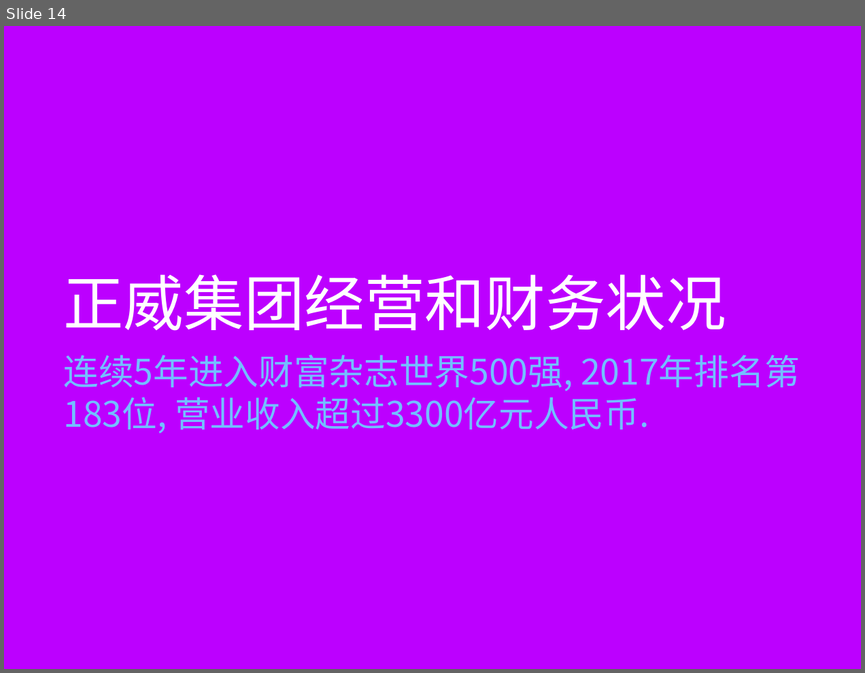
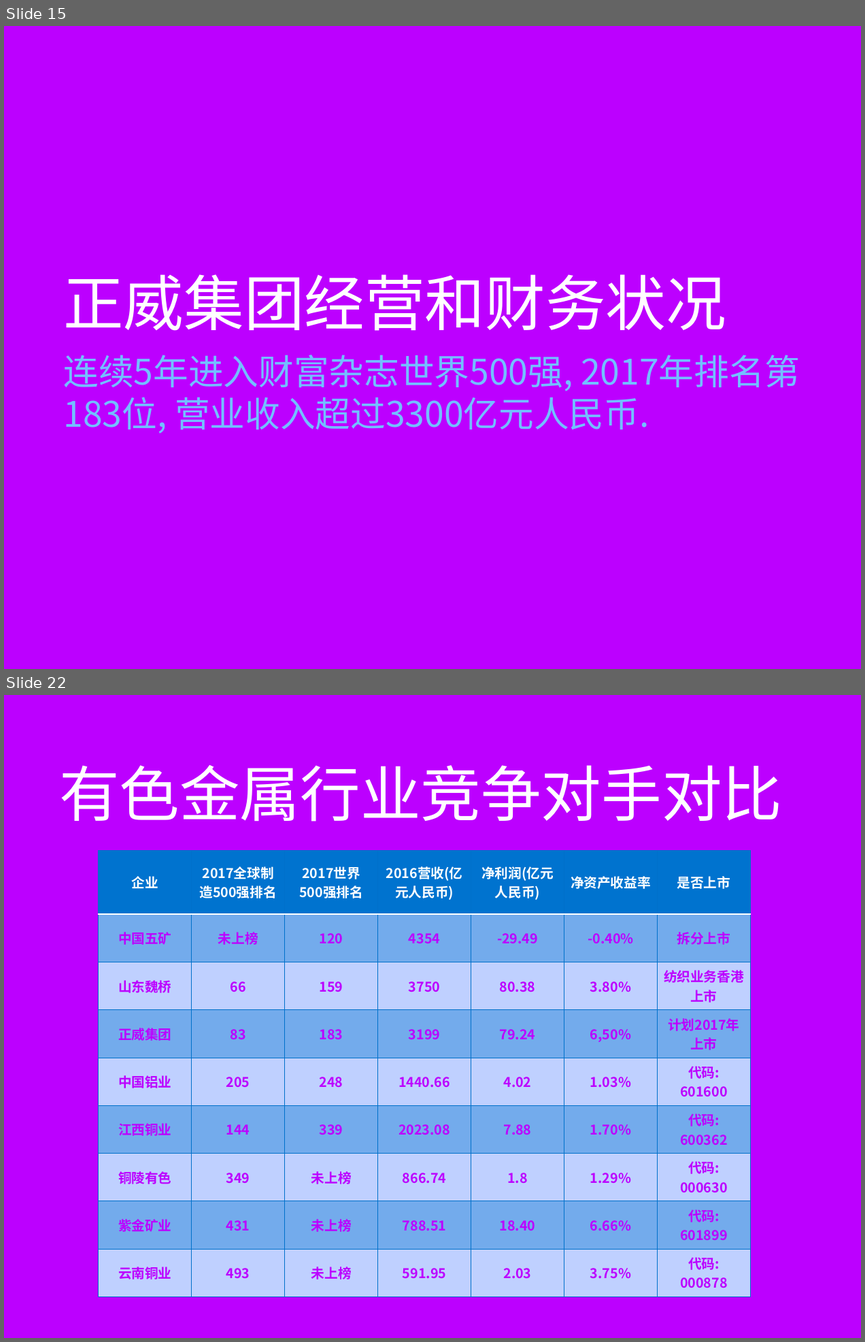
Before and after one commit to minibear0523/AmerGroup, a slide deck: 正威国际集团V1.0.pptx. Shown one above the other, each under a label of ours: slide 14 before the commit, slides 15 and 22 after it; the slides between them are not shown. The pictures are 865x673 and 865x1342 pixels, drawn with LibreOffice and Linux fonts; fonts in the diff are those of the drawing; background and template pictures are left out. Boxes give left, top, right and bottom in pixels: in the first picture for what was removed or moved away, otherwise in the second. Text is boxed around its words. In the diff, an @@ line names an element or a change of style, - is before the commit and + after.

```diff
--- a/正威国际集团V1.0.pptx
+++ b/正威国际集团V1.0.pptx
@@ slide 22 added at bbox=[4, 695, 861, 1338], background picture (left out) @@
@@ title added at bbox=[59, 765, 782, 821], 72 pt, text #FFFFFF @@
+有色金属行业竞争对手对比
@@ table added at bbox=[99, 851, 753, 1291], 9 rows, 7 columns @@
+企业 | 2017全球制造500强排名 | 2017世界500强排名 | 2016营收(亿元人民币) | 净利润(亿元人民币) | 净资产收益率 | 是否上市
+中国五矿 | 未上榜 | 120 | 4354 | -29.49 | -0.40% | 拆分上市
+山东魏桥 | 66 | 159 | 3750 | 80.38 | 3.80% | 纺织业务香港上市
+正威集团 | 83 | 183 | 3199 | 79.24 | 6,50% | 计划2017年上市
+中国铝业 | 205 | 248 | 1440.66 | 4.02 | 1.03% | 代码: 601600
+江西铜业 | 144 | 339 | 2023.08 | 7.88 | 1.70% | 代码: 600362
+铜陵有色 | 349 | 未上榜 | 866.74 | 1.8 | 1.29% | 代码: 000630
+紫金矿业 | 431 | 未上榜 | 788.51 | 18.40 | 6.66% | 代码: 601899
+云南铜业 | 493 | 未上榜 | 591.95 | 2.03 | 3.75% | 代码: 000878
@@ what was slide 14 is now slide 15 @@
```
Also in this commit, not shown: 9 slides changed, 8 other slides added, 2 other files.
